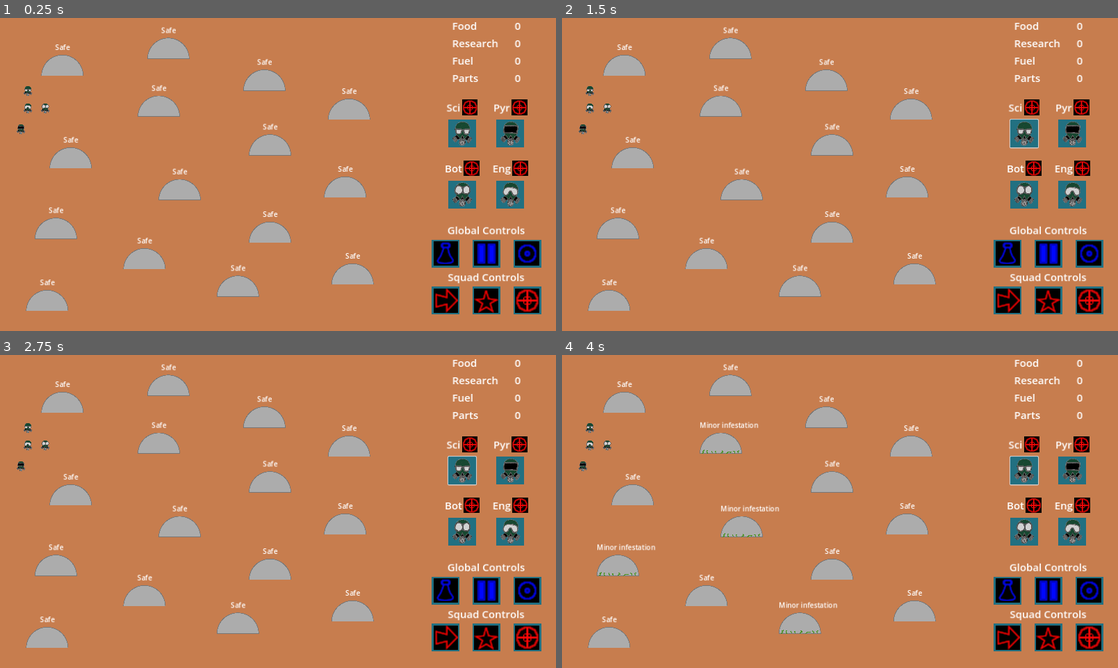
Above: before the commit, frames 1-4 (two rows, left to right).
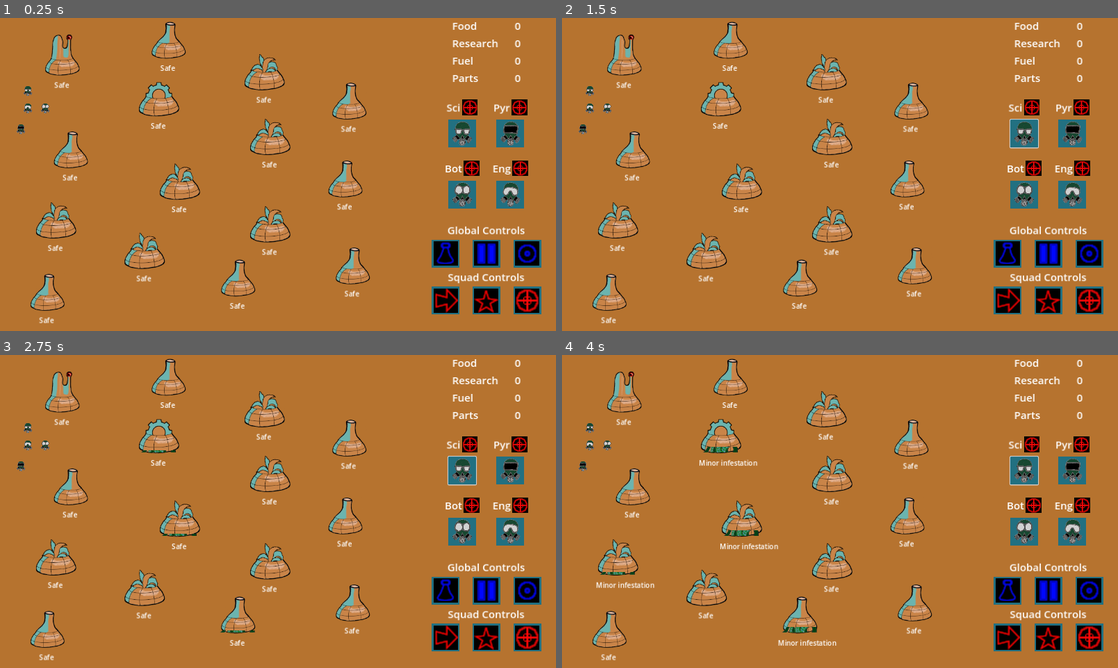
Above: after the commit, the same moments.

Repository: Aveli-games/contra-tentacula
Game: Godot game, scene res://main.tscn
Same seed, same stepped clock (60 frames per second), same inputs: the game is played once before the commit and once after it.
Inputs (mouse positions are in pixels of both pictures, inside the frame that each line leads up to):
- Up to frame 1 (0.25 s): no input
- Up to frame 2 (1.5 s): click (1023, 133) at 0.52 s; click (1023, 133) at 1.27 s
- Up to frame 3 (2.75 s): click (461, 470) at 2.02 s
- Up to frame 4 (4 s): tap Enter at 2.75 s; move the mouse to (589, 426) at 2.77 s; click (589, 426) at 2.92 s; tap Space at 3.5 s; move the mouse to (584, 467) at 3.52 s; click (584, 467) at 3.67 s

The runs differ from the first frame. In frame 1, 93% of the frame differs, in the area x 0-100%, y 0-100%; in frame 2, 93%; in frame 3, 93%; in frame 4, 93%.

Commit message:
Integrate all the art

Diff:
--- a/clickable_icon.gd
+++ b/clickable_icon.gd
@@ -1,5 +1,7 @@
 extends Control
-
 
 func set_icon(path: String):
 	$Button.icon = load(path)
+
+func set_tooltip(text: String):
+	$Button.tooltip_text = text
--- a/dome.gd
+++ b/dome.gd
@@ -16,9 +16,13 @@
 
 enum InfestationStage {UNINFESTED, MINOR, MODERATE, MAJOR, FULL, LOST}
 
+func _process(delta):
+	# Process infestation progression inependently in dome's infestation check
+	add_infestation((infestation_rate + infestation_modifier) * delta)
+
+	$Building/InfestationProgress.value = infestation_percentage * 100
+
 func _on_infestation_check_timer_timeout():
-	# Process infestation progression inependently in dome's infestation check
-	add_infestation(infestation_rate + infestation_modifier)
 
 	# Then determine infestation level
 	if infestation_percentage <= 0:
@@ -49,9 +53,6 @@
 		else:
 			$DomeStatus.text = "Fully infested: %s" % int($DomeLostCountdownTimer.time_left)
 
-	# Set sprite based on list of sprites
-	$Building/BuildingSprite.set_frame(infestation_stage)
-
 	if infestation_stage < InfestationStage.FULL:
 		$DomeLostCountdownTimer.stop()
 
@@ -62,6 +63,9 @@
 func add_infestation_modifier(change: float):
 	infestation_modifier += change
 
+func set_sprite(path: String):
+	$Building/BuildingSprite.texture = load(path)
+
 # Only called when becomes fully infested
 func _on_fully_infested():
 	$DomeLostCountdownTimer.start(INFESTATION_COUNTDOWN)
@@ -70,3 +74,4 @@
 	$InfestationCheckTimer.stop()
 	infestation_stage = InfestationStage.LOST
 	$DomeStatus.text = "Lost"
+	$Building/BuildingSprite.modulate = Color.DIM_GRAY
--- /dev/null
+++ b/dome.gdshader
@@ -0,0 +1,14 @@
+shader_type canvas_item;
+
+void vertex() {
+	// Called for every vertex the material is visible on.
+}
+
+void fragment() {
+	// Called for every pixel the material is visible on.
+}
+
+//void light() {
+	// Called for every pixel for every light affecting the CanvasItem.
+	// Uncomment to replace the default light processing function with this one.
+//}
--- a/dome.tscn
+++ b/dome.tscn
@@ -1,47 +1,18 @@
-[gd_scene load_steps=9 format=3 uid="uid://dc3j5h50tp0m2"]
+[gd_scene load_steps=4 format=3 uid="uid://dc3j5h50tp0m2"]
 
 [ext_resource type="Script" path="res://dome.gd" id="1_n1lt3"]
-[ext_resource type="Texture2D" uid="uid://b1kqklqkhp1fe" path="res://art/dome_sprites/1_Dome_uninfested.png" id="2_w57x8"]
-[ext_resource type="Texture2D" uid="uid://brbs8g8isverl" path="res://art/dome_sprites/2_Dome_25_infested.png" id="3_6hlwo"]
-[ext_resource type="Texture2D" uid="uid://6ixffrhummso" path="res://art/dome_sprites/3_Dome_50_infested.png" id="4_r3vx6"]
-[ext_resource type="Texture2D" uid="uid://defnf4shjnehq" path="res://art/dome_sprites/4_Dome_75_infested.png" id="5_w1t68"]
-[ext_resource type="Texture2D" uid="uid://cjls373yhpcsb" path="res://art/dome_sprites/5_Dome_100_infested.png" id="6_8wydr"]
-
-[sub_resource type="SpriteFrames" id="SpriteFrames_nkhx6"]
-animations = [{
-"frames": [{
-"duration": 1.0,
-"texture": ExtResource("2_w57x8")
-}, {
-"duration": 1.0,
-"texture": ExtResource("3_6hlwo")
-}, {
-"duration": 1.0,
-"texture": ExtResource("4_r3vx6")
-}, {
-"duration": 1.0,
-"texture": ExtResource("5_w1t68")
-}, {
-"duration": 1.0,
-"texture": ExtResource("6_8wydr")
-}],
-"loop": true,
-"name": &"default",
-"speed": 5.0
-}]
-
-[sub_resource type="RectangleShape2D" id="RectangleShape2D_2qfvj"]
-size = Vector2(97, 49)
+[ext_resource type="Texture2D" uid="uid://be0sefnhug70t" path="res://art/dome_sprites/Dome_base_96.png" id="2_6x60u"]
+[ext_resource type="Texture2D" uid="uid://wu2hvnkh20a3" path="res://art/dome_sprites/infestation_test_96.png" id="3_1jsn0"]
 
 [node name="Dome" type="Area2D"]
-position = Vector2(547, 313)
+position = Vector2(544, 312)
 script = ExtResource("1_n1lt3")
 
 [node name="DomeStatus" type="Label" parent="."]
-offset_left = -49.0
-offset_top = -53.0
-offset_right = 49.0
-offset_bottom = -30.0
+offset_left = -51.0
+offset_top = 34.0
+offset_right = 47.0
+offset_bottom = 57.0
 text = "Safe"
 horizontal_alignment = 1
 
@@ -54,14 +25,23 @@
 
 [node name="Building" type="Node2D" parent="."]
 
-[node name="BuildingSprite" type="AnimatedSprite2D" parent="Building"]
-scale = Vector2(0.2, 0.2)
-sprite_frames = SubResource("SpriteFrames_nkhx6")
-frame_progress = 0.0841366
+[node name="BuildingSprite" type="Sprite2D" parent="Building"]
+position = Vector2(0, -24)
+texture = ExtResource("2_6x60u")
 
-[node name="CollisionShape2D" type="CollisionShape2D" parent="."]
-position = Vector2(-0.5, -0.5)
-shape = SubResource("RectangleShape2D_2qfvj")
+[node name="InfestationProgress" type="TextureProgressBar" parent="Building"]
+offset_left = -47.0
+offset_top = -45.0
+offset_right = 49.0
+offset_bottom = 51.0
+scale = Vector2(0.9, 0.9)
+fill_mode = 3
+texture_progress = ExtResource("3_1jsn0")
+
+[node name="CollisionPolygon2D" type="CollisionPolygon2D" parent="."]
+visible = false
+position = Vector2(0, -24)
+polygon = PackedVector2Array(32, -0.5, 44, 13.6, 44, 15.8, 48, 23.8, 48, 36, 46.5, 36, 44.5, 39, 42.4, 39, 37.4, 43, 34.2, 43, 28.2, 46, 23.2, 46, 15.1, 48, -25.8, 48, -36, 45.8, -36, 44.7, -44, 41.7, -44, 40.5, -48, 37.5, -48, 23, -46.7, 23, -43.7, 14, -42.7, 14, -41.7, 11, -40.4, 11, -38, 8.6, -38, 6, -36.4, 6, -35, 4.6, -35, 2.8, -33.6, 0, -32.4, 0, -32, -0.400002, -32, -2, 32, -2)
 
 [connection signal="fully_infested" from="." to="." method="_on_fully_infested"]
 [connection signal="timeout" from="InfestationCheckTimer" to="." method="_on_infestation_check_timer_timeout"]
--- a/gobal_controls.gd
+++ b/gobal_controls.gd
@@ -4,5 +4,8 @@
 # Called when the node enters the scene tree for the first time.
 func _ready():
 	$ResearchMenuButton.set_icon("res://art/command_sprites/research_sprite_placeholder.png")
+	$ResearchMenuButton.set_tooltip("Research")
 	$PlayPauseButton.set_icon("res://art/command_sprites/pause_sprite_placeholder.png")
+	$PlayPauseButton.set_tooltip("Pause")
 	$MainMenuButton.set_icon("res://art/command_sprites/main_menu_sprite_placeholder.png")
+	$MainMenuButton.set_tooltip("Main Menu")
--- a/main.gd
+++ b/main.gd
@@ -6,10 +6,25 @@
 	for child in $Squads.get_children():
 		child.location = $Domes/Dome
 		child.selected.connect(_on_squad_selected)
+
 	$Squads/Scientists.set_sprite("res://art/squad_sprites/GasMaskScientist_128.png")
 	$Squads/Pyros.set_sprite("res://art/squad_sprites/GasmaskPyro_128.png")
 	$Squads/Botanists.set_sprite("res://art/squad_sprites/GasmaskBot_128.png")
 	$Squads/Engineers.set_sprite("res://art/squad_sprites/GasmaskSanitation_128.png")
+
+	# TODO: Replace this sample with proper dome randomzing
+	for child in $Domes.get_children():
+		match randi_range(0, 3):
+			0:
+				child.set_sprite("res://art/dome_sprites/Dome_food_96.png")
+			1:
+				child.set_sprite("res://art/dome_sprites/Dome_fuel_96.png")
+			2:
+				child.set_sprite("res://art/dome_sprites/Dome_parts_96.png")
+			3:
+				child.set_sprite("res://art/dome_sprites/Dome_science_96.png")
+
+	$Domes/Dome.set_sprite("res://art/dome_sprites/Dome_hq_96.png")
 
 func _input(event):
 	if event is InputEventMouseButton:
--- a/main.tscn
+++ b/main.tscn
@@ -12,7 +12,7 @@
 offset_right = 1280.0
 offset_bottom = 720.0
 mouse_filter = 2
-color = Color(0.780392, 0.490196, 0.305882, 1)
+color = Color(0.713726, 0.45098, 0.184314, 1)
 
 [node name="Domes" type="Node2D" parent="."]
 metadata/_edit_group_ = true
--- a/squad_controls.gd
+++ b/squad_controls.gd
@@ -3,5 +3,8 @@
 # Called when the node enters the scene tree for the first time.
 func _ready():
 	$MoveButton.set_icon("res://art/command_sprites/move_sprite_placeholder.png")
+	$MoveButton.set_tooltip("Move")
 	$SpecialButton.set_icon("res://art/command_sprites/special_sprite_placeholder.png")
+	$SpecialButton.set_tooltip("Special")
 	$FightButton.set_icon("res://art/command_sprites/fight_sprite_placeholder.png")
+	$FightButton.set_tooltip("Fight")
--- a/squad_info_display.gd
+++ b/squad_info_display.gd
@@ -4,7 +4,7 @@
 	$Details/SquadAbbreviation.text = text
 
 func set_tooltip(text: String):
-	$ClickableIcon/Button.tooltip_text = text
+	$ClickableIcon.set_tooltip(text)
 
 func set_icon(path: String):
 	$ClickableIcon.set_icon(path)
--- a/ui.gd
+++ b/ui.gd
@@ -31,8 +31,3 @@
 	$RightSidebar/SquadDisplay/Engineers.set_text("Eng")
 	$RightSidebar/SquadDisplay/Engineers.set_tooltip("Engineers")
 	$RightSidebar/SquadDisplay/Engineers.set_icon("res://art/squad_sprites/GasmaskSanitation_128.png")
-
-
-# Called every frame. 'delta' is the elapsed time since the previous frame.
-func _process(delta):
-	pass
Binary file added: art/dome_sprites/DomeHQ_test.png
Not shown, added: art/dome_sprites/DomeHQ_test.png.import
Binary file added: art/dome_sprites/Dome_base.png
Not shown, added: art/dome_sprites/Dome_base.png.import
Binary file added: art/dome_sprites/Dome_base_96.png
Not shown, added: art/dome_sprites/Dome_base_96.png.import
Binary file added: art/dome_sprites/Dome_food.png
Not shown, added: art/dome_sprites/Dome_food.png.import
Binary file added: art/dome_sprites/Dome_food_96.png
Not shown, added: art/dome_sprites/Dome_food_96.png.import
Binary file added: art/dome_sprites/Dome_fuel.png
Not shown, added: art/dome_sprites/Dome_fuel.png.import
(and 23 more such lines)
